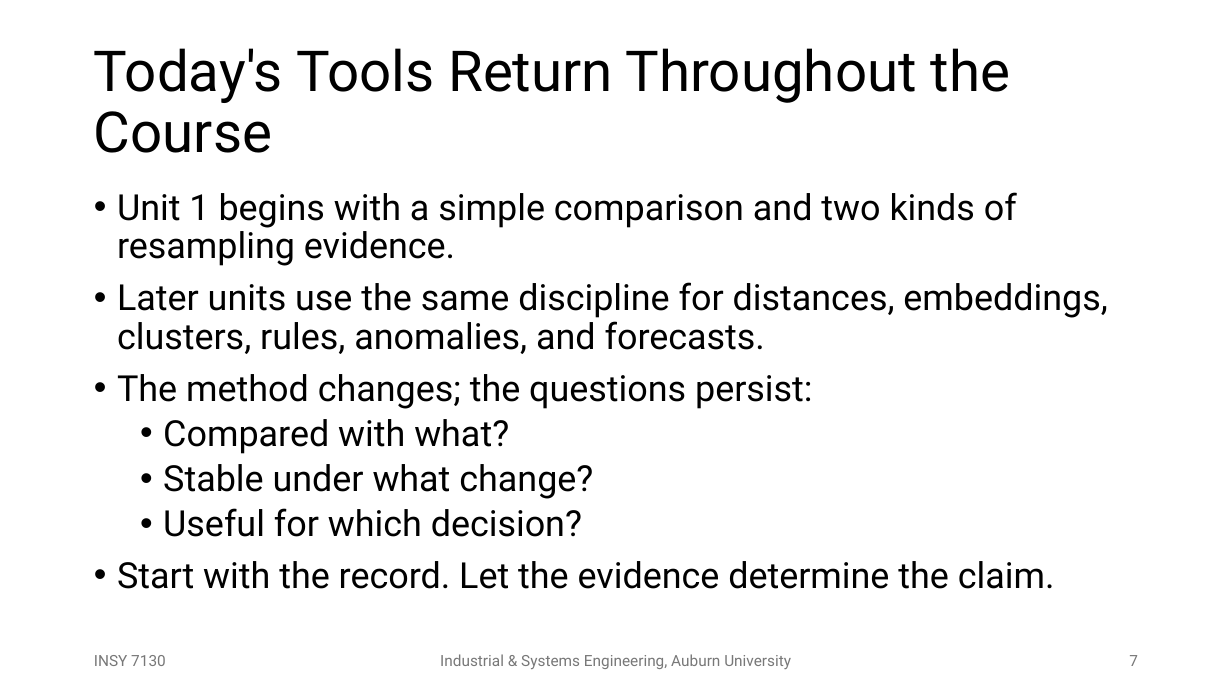
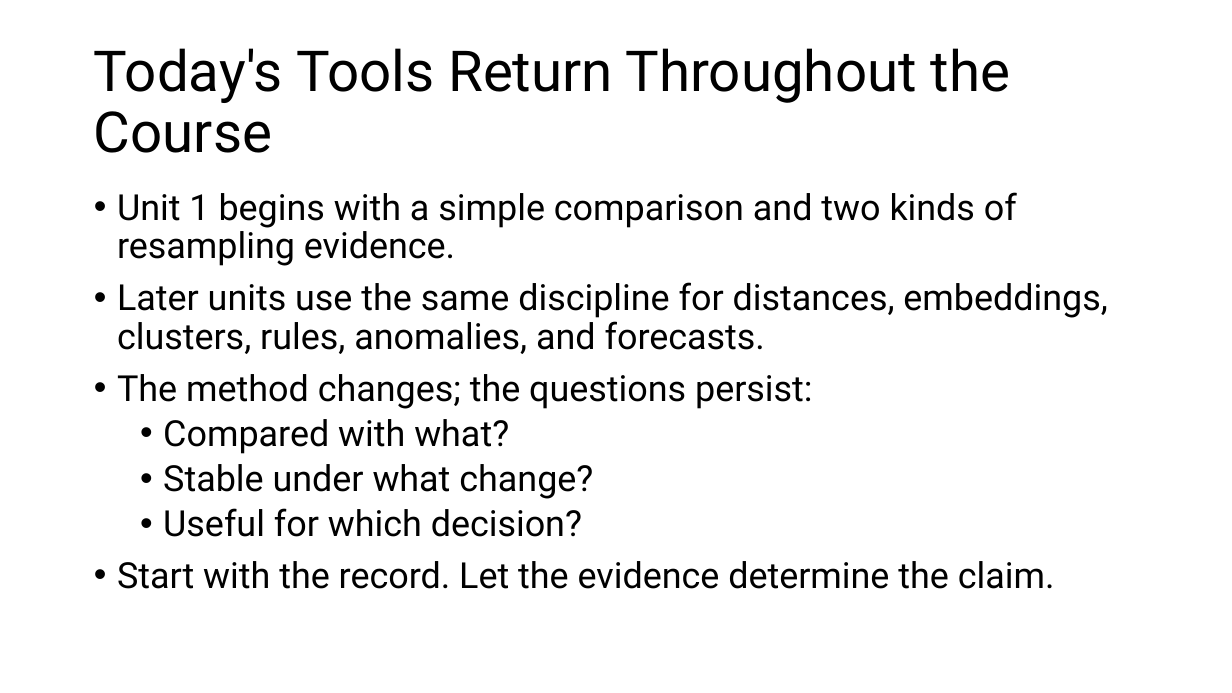
Before and after one commit to olearydj/INSY7130, a slide deck: slide 7 of lectures/01b-reproducible-discovery/01b-reproducible-discovery-slides.pptx. Drawn at 1232x693 pixels with LibreOffice and Linux fonts; fonts in the diff are those of the drawing. Boxes give left, top, right and bottom in pixels: in the first picture for what was removed or moved away, otherwise in the second. Text is boxed around its words. In the diff, an @@ line names an element or a change of style, - is before the commit and + after.

```diff
--- a/lectures/01b-reproducible-discovery/01b-reproducible-discovery-slides.pptx
+++ b/lectures/01b-reproducible-discovery/01b-reproducible-discovery-slides.pptx
@@ text removed at <box>94,655,166,666</box> @@
-INSY 7130
@@ text removed at <box>440,654,791,669</box> @@
-Industrial & Systems Engineering, Auburn University
@@ page number removed at <box>1129,655,1138,666</box> @@
-7
```
Also in this commit, not shown: 6 other slides changed, 1 other file.
